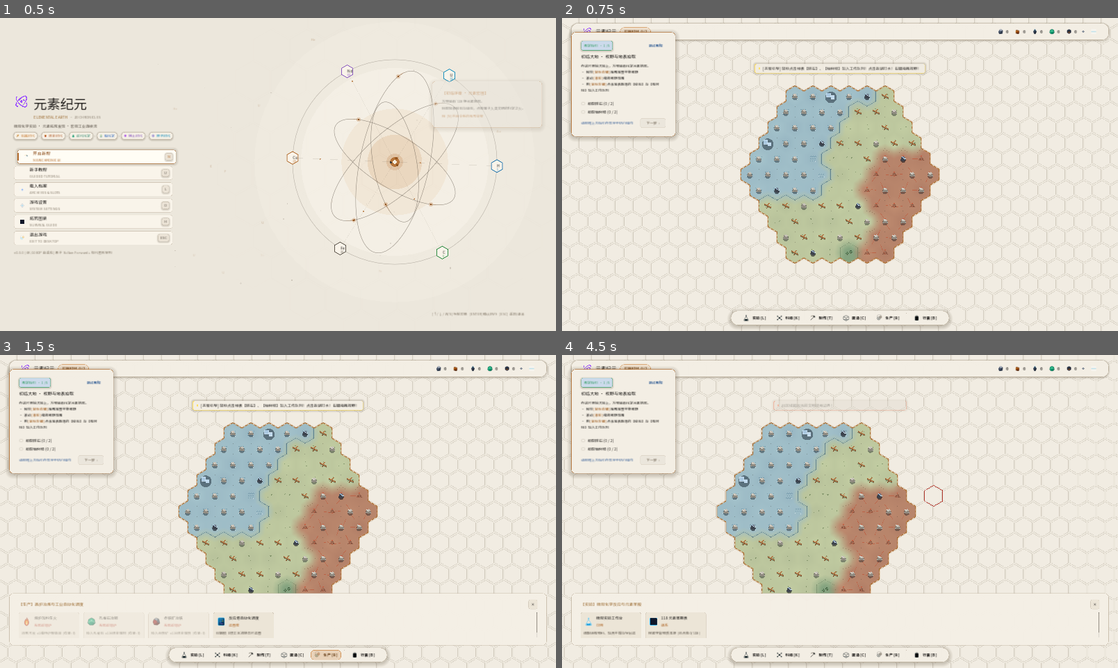
Above: before the commit, frames 1-4 (two rows, left to right).
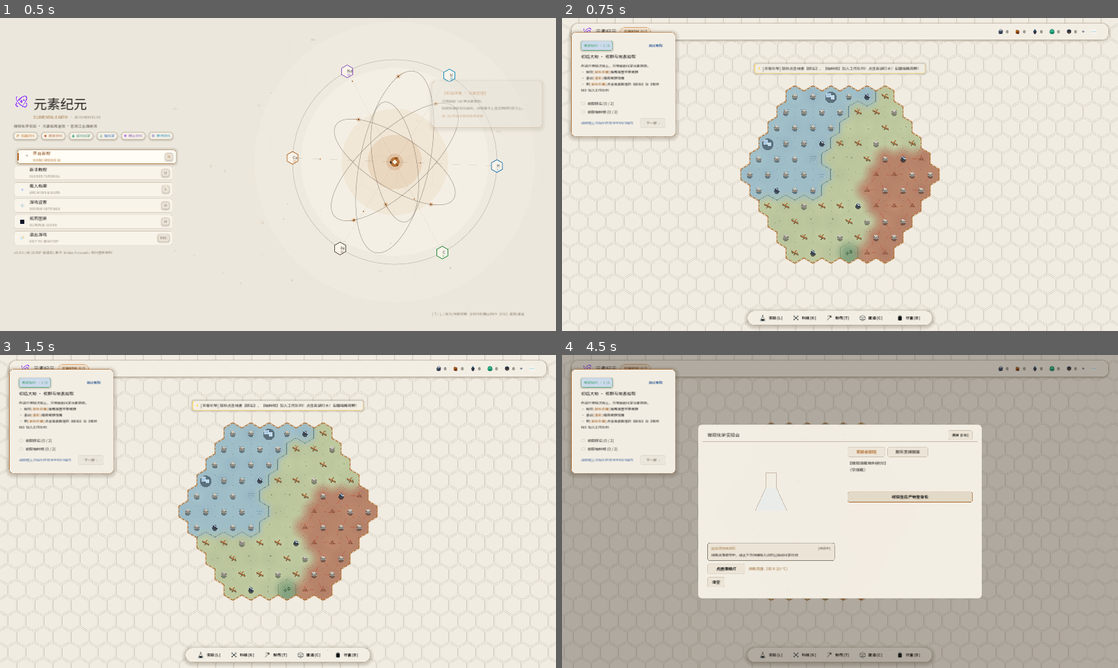
Above: after the commit, the same moments.

Repository: imlinhanchao/elemental-earth-2d
Game: Godot game, scene res://src/scenes/main_menu.tscn
Same seed, same stepped clock (60 frames per second), same inputs: the game is played once before the commit and once after it.
Inputs (mouse positions are in pixels of both pictures, inside the frame that each line leads up to):
- Up to frame 1 (0.5 s): no input
- Up to frame 2 (0.75 s): click (656, 155) at 0.5 s
- Up to frame 3 (1.5 s): click (328, 655) at 1.25 s, where only the run before the commit has a clickable "生产 [R]"
- Up to frame 4 (4.5 s): click "石器时代 0/2" at 2 s; click (1095, 605) at 2.75 s, where only the run before the commit has a clickable "✕"; click "实验 [L]" at 3.5 s; tap Enter at 4.25 s; move the mouse to (962, 495) at 4.27 s; hold D (move_right) from 4.28 s (still down); tap L at 4.35 s; click (962, 495) at 4.42 s

Frame 1 is identical in both runs. In frame 2, 0.5% of the frame differs, in the area x 30-70%, y 93-100%; in frame 3, 2.8%; in frame 4, 81%, in the area x 0-100%, y 0-100%.

Commit message:
feat(ui): modal stack input layering, 5-item dock, unified close buttons
- ModalStack: only the topmost modal reacts to ESC / right-click / hotkeys
- HUD input order: placement > top modal > drawer/furnace panel > pause
- hotkeys ignored while a modal is open
- drop the Production drawer; Lab opens the workbench directly
- every modal close button reads 关闭 [ESC]
- tests/test_modal_stack.gd

Co-Authored-By: Claude Opus 5.5 <noreply@anthropic.com>

Diff:
--- a/src/scenes/main_menu.tscn
+++ b/src/scenes/main_menu.tscn
@@ -222,10 +222,10 @@
 size_flags_horizontal = 3
 
 [node name="BtnClose" type="Button" parent="GuideModal/VBox/Header/HBox"]
-custom_minimum_size = Vector2(60, 28)
-layout_mode = 2
-theme_override_font_sizes/font_size = 12
-text = "✕ [ESC]"
+custom_minimum_size = Vector2(84, 28)
+layout_mode = 2
+theme_override_font_sizes/font_size = 12
+text = "关闭 [ESC]"
 
 [node name="HSeparator" type="HSeparator" parent="GuideModal/VBox"]
 layout_mode = 2
--- a/src/ui/element_discovery_modal.gd
+++ b/src/ui/element_discovery_modal.gd
@@ -60,6 +60,7 @@
 	z_index = 100
 
 func _ready() -> void:
+	ModalStack.track(self)
 	set_anchors_and_offsets_preset(Control.PRESET_FULL_RECT)
 	_build_ui()
 
@@ -254,14 +255,14 @@
 	main_vbox.add_child(btn_hbox)
 
 	btn_view_pt = Button.new()
-	btn_view_pt.text = "查阅元素周期表 [P]"
+	btn_view_pt.text = "查看周期表 [P]"
 	btn_view_pt.custom_minimum_size = Vector2(170, 38)
 	btn_view_pt.add_theme_font_size_override("font_size", 13)
 	btn_view_pt.pressed.connect(_on_view_pt_pressed)
 	btn_hbox.add_child(btn_view_pt)
 
 	btn_confirm = Button.new()
-	btn_confirm.text = "✔ 收录入科学图谱 [空格/ESC]"
+	btn_confirm.text = "收录 [空格]"
 	btn_confirm.size_flags_horizontal = Control.SIZE_EXPAND_FILL
 	btn_confirm.custom_minimum_size = Vector2(0, 38)
 	btn_confirm.add_theme_font_size_override("font_size", 13)
@@ -328,7 +329,7 @@
 	open_periodic_table_requested.emit()
 
 func _input(event: InputEvent) -> void:
-	if not visible:
+	if not visible or not ModalStack.is_top(self):
 		return
 	if event is InputEventKey and event.pressed:
 		if event.keycode == KEY_ESCAPE or event.keycode == KEY_SPACE or event.keycode == KEY_ENTER:
--- a/src/ui/era_transition_modal.gd
+++ b/src/ui/era_transition_modal.gd
@@ -53,6 +53,7 @@
 @onready var btn_continue = $Center/Panel/Margin/MainVBox/FooterHBox/BtnContinue
 
 func _ready() -> void:
+	ModalStack.track(self)
 	visible = false
 	process_mode = Node.PROCESS_MODE_ALWAYS
 	_apply_visual_styling()
@@ -63,7 +64,7 @@
 	GameState.milestone_completed.connect(_on_milestone_completed)
 
 func _input(event: InputEvent) -> void:
-	if not visible:
+	if not visible or not ModalStack.is_top(self):
 		return
 
 	if event is InputEventMouseButton and event.button_index == MOUSE_BUTTON_RIGHT and event.pressed:
--- a/src/ui/era_transition_modal.tscn
+++ b/src/ui/era_transition_modal.tscn
@@ -65,13 +65,13 @@
 size_flags_horizontal = 3
 
 [node name="BtnClose" type="Button" parent="Center/Panel/Margin/MainVBox/HeaderHBox"]
-custom_minimum_size = Vector2(68, 26)
+custom_minimum_size = Vector2(84, 28)
 layout_mode = 2
 size_flags_vertical = 4
 focus_mode = 0
 mouse_default_cursor_shape = 2
 theme_override_font_sizes/font_size = 12
-text = "✕ [ESC]"
+text = "关闭 [ESC]"
 
 [node name="HSeparator" type="HSeparator" parent="Center/Panel/Margin/MainVBox"]
 layout_mode = 2
--- a/src/ui/hud.gd
+++ b/src/ui/hud.gd
@@ -14,7 +14,7 @@
 const ItemIconManager = preload("res://src/ui/item_icon_manager.gd")
 const ElementDiscoveryModal = preload("res://src/ui/element_discovery_modal.gd")
 
-enum CategoryTab { NONE, LAB, TECH, CRAFT, BUILD, PRODUCTION, INVENTORY }
+enum CategoryTab { NONE, LAB, TECH, CRAFT, BUILD, INVENTORY }
 var current_tab: CategoryTab = CategoryTab.NONE
 
 # 顶部导航与状态条
@@ -70,7 +70,6 @@
 @onready var btn_tab_tech = $Margin/MainVBox/BottomArea/BottomCenterRow/BottomDockPanel/Margin/DockHBox/BtnTabTech
 @onready var btn_tab_craft = $Margin/MainVBox/BottomArea/BottomCenterRow/BottomDockPanel/Margin/DockHBox/BtnTabCraft
 @onready var btn_tab_build = $Margin/MainVBox/BottomArea/BottomCenterRow/BottomDockPanel/Margin/DockHBox/BtnTabBuild
-@onready var btn_tab_production = $Margin/MainVBox/BottomArea/BottomCenterRow/BottomDockPanel/Margin/DockHBox/BtnTabProduction
 @onready var btn_tab_inventory = $Margin/MainVBox/BottomArea/BottomCenterRow/BottomDockPanel/Margin/DockHBox/BtnTabInventory
 @onready var queue_badge = $Margin/MainVBox/BottomArea/BottomCenterRow/BottomDockPanel/Margin/DockHBox/QueueBadge
 
@@ -152,7 +151,6 @@
 	btn_tab_tech.pressed.connect(func(): _toggle_category(CategoryTab.TECH))
 	btn_tab_craft.pressed.connect(func(): _toggle_category(CategoryTab.CRAFT))
 	btn_tab_build.pressed.connect(func(): _toggle_category(CategoryTab.BUILD))
-	btn_tab_production.pressed.connect(func(): _toggle_category(CategoryTab.PRODUCTION))
 	btn_tab_inventory.pressed.connect(func(): _toggle_category(CategoryTab.INVENTORY))
 	btn_close_drawer.pressed.connect(_close_drawer)
 
@@ -182,6 +180,11 @@
 		era_modal.show_current_era_status()
 
 func _toggle_category(tab: CategoryTab) -> void:
+	# 实验、科技、行囊是完整弹窗，直接打开；制作、建造是底部抽屉
+	if tab == CategoryTab.LAB:
+		_close_drawer()
+		lab_modal.toggle()
+		return
 	if tab == CategoryTab.TECH:
 		_close_drawer()
 		tech_modal.toggle()
@@ -266,9 +269,6 @@
 
 func _fill_drawer(tab: CategoryTab) -> void:
 	match tab:
-		CategoryTab.LAB:
-			drawer_title.text = "【实验】微观化学反应与元素圣殿"
-			_add_lab_subitems()
 		CategoryTab.TECH:
 			drawer_title.text = "【科技】人类文明科学与技术突破演进"
 			_add_tech_subitems()
@@ -278,39 +278,9 @@
 		CategoryTab.BUILD:
 			drawer_title.text = "【建造】基础设施与工业巨构施工"
 			_add_build_subitems()
-		CategoryTab.PRODUCTION:
-			drawer_title.text = "【生产】高炉冶炼与工业自动化调度"
-			_add_production_subitems()
 		CategoryTab.INVENTORY:
 			drawer_title.text = "【行囊】当前全量物资与化学试剂储备"
 			_add_inventory_subitems()
-
-# --- 1. 实验分类细项 ---
-func _add_lab_subitems() -> void:
-	var card_lab = _create_action_card(
-		"微观实验工作台",
-		"调配烧瓶物料、加热干馏与导出蓝图 [L]",
-		get_item_icon("lab"),
-		"可用",
-		true
-	)
-	card_lab.pressed.connect(func():
-		_close_drawer()
-		lab_modal.open()
-	)
-
-	var disc_count = GameState.discovered_elements.size()
-	var card_pt = _create_action_card(
-		"118 元素周期表",
-		"探索宇宙物质本源 (已点亮 %d/118) [P]" % disc_count,
-		get_item_icon("periodic_table"),
-		"谱系",
-		true
-	)
-	card_pt.pressed.connect(func():
-		_close_drawer()
-		periodic_modal.open()
-	)
 
 # --- 2. 科技分类细项 ---
 func _add_tech_subitems() -> void:
@@ -512,66 +482,6 @@
 				_on_build_structure_pressed(b_key)
 				_close_drawer()
 			)
-
-# --- 4. 生产分类细项 ---
-func _add_production_subitems() -> void:
-	# 1. 木炭投掷生火
-	var charcoal_cnt = GameState.inventory.get_count("charcoal")
-	var can_fuel = charcoal_cnt >= 1 and current_nearby_furnace != null
-	var fuel_card = _create_action_card(
-		"熔炉加料生火",
-		"消耗木炭 x1 维持炉膛高温 (存量: %d)" % charcoal_cnt,
-		get_item_icon("fuel_fire"),
-		("可投料" if can_fuel else ("无就近熔炉" if current_nearby_furnace == null else "缺少木炭")),
-		can_fuel
-	)
-	if can_fuel:
-		fuel_card.pressed.connect(func():
-			_on_btn_add_fuel_pressed()
-			_populate_drawer(CategoryTab.PRODUCTION)
-		)
-
-	# 2. 孔雀石冶炼铜
-	var mala_cnt = GameState.inventory.get_count("malachite")
-	var can_smelt_copper = mala_cnt >= 1 and current_nearby_furnace != null
-	var copper_card = _create_action_card(
-		"孔雀石冶铜",
-		"投入孔雀石 x1 冶炼金属铜 (存量: %d)" % mala_cnt,
-		get_item_icon("malachite"),
-		("可投入" if can_smelt_copper else ("无就近熔炉" if current_nearby_furnace == null else "缺少孔雀石")),
-		can_smelt_copper
-	)
-	if can_smelt_copper:
-		copper_card.pressed.connect(func():
-			_on_btn_add_malachite_pressed()
-			_populate_drawer(CategoryTab.PRODUCTION)
-		)
-
-	# 3. 赤铁矿冶炼铁
-	var hematite_cnt = GameState.inventory.get_count("hematite")
-	var can_smelt_iron = hematite_cnt >= 1 and current_nearby_furnace != null
-	var iron_card = _create_action_card(
-		"赤铁矿冶铁",
-		"投入赤铁矿 x1 冶炼金属铁 (存量: %d)" % hematite_cnt,
-		get_item_icon("hematite"),
-		("可投入" if can_smelt_iron else ("无就近熔炉" if current_nearby_furnace == null else "缺少赤铁矿")),
-		can_smelt_iron
-	)
-	if can_smelt_iron:
-		iron_card.pressed.connect(func():
-			_on_btn_add_hematite_pressed()
-			_populate_drawer(CategoryTab.PRODUCTION)
-		)
-
-	# 4. 工业反应塔蓝图自动化
-	var bp_count = GameState.unlocked_blueprints.size()
-	var bp_card = _create_action_card(
-		"反应塔自动化调度",
-		"已解锁 %d 项工艺流转芯片蓝图" % bp_count,
-		get_item_icon("blueprint"),
-		"蓝图库",
-		true
-	)
 
 # --- 5. 行囊分类细项 ---
 func _add_inventory_subitems() -> void:
@@ -708,7 +618,7 @@
 
 	# 底栏按钮悬停与激活态 (高对比冷灰极简深色文字与图标)
 	var dock_accent = ThemeStyler.get_era_accent(GameState.current_era)
-	var tab_buttons = [btn_tab_lab, btn_tab_tech, btn_tab_craft, btn_tab_build, btn_tab_production, btn_tab_inventory]
+	var tab_buttons = [btn_tab_lab, btn_tab_tech, btn_tab_craft, btn_tab_build, btn_tab_inventory]
 	for btn in tab_buttons:
 		if btn:
 			var btn_norm = StyleBoxFlat.new()
@@ -954,63 +864,52 @@
 	return w != null and "is_placing_structure" in w and w.is_placing_structure
 
 func _unhandled_input(event: InputEvent) -> void:
-	# 输入层级：建造选址 > 抽屉 > 弹窗 > 暂停菜单。选址模式下 ESC / 右键由 world 处理
+	# 输入层级 (由上到下，每次只处理一层)：
+	#   建造选址 (world 处理) > 弹窗栈最上层 (弹窗自身 _input 处理) > 抽屉 / 熔炉面板 > 暂停菜单
+	# 有弹窗打开时功能热键一律不响应，避免在弹窗上方再叠一个弹窗
 	if _is_world_placing():
 		return
-	if event is InputEventMouseButton and event.button_index == MOUSE_BUTTON_RIGHT and event.pressed:
-		if action_drawer.visible:
-			_close_drawer()
+	var right_click = event is InputEventMouseButton and event.button_index == MOUSE_BUTTON_RIGHT and event.pressed
+	var key = event is InputEventKey and event.pressed and not event.echo
+	if not right_click and not key:
+		return
+	if right_click or (key and event.keycode == KEY_ESCAPE):
+		if ModalStack.close_top() or _close_side_panels():
 			get_viewport().set_input_as_handled()
-			return
-		if _has_any_modal_open():
-			_close_all_modals()
+		elif key:
+			pause_menu.open()
 			get_viewport().set_input_as_handled()
-			return
-
-	if event is InputEventKey and event.pressed and not event.echo:
-		# 暂停菜单打开时只响应 ESC
-		if pause_menu.visible and event.keycode != KEY_ESCAPE:
-			return
-		if event.keycode == KEY_L:
-			_toggle_category(CategoryTab.LAB)
-		elif event.keycode == KEY_K:
-			tech_modal.toggle()
-		elif event.keycode == KEY_T:
-			_toggle_category(CategoryTab.CRAFT)
-		elif event.keycode == KEY_C:
-			_toggle_category(CategoryTab.BUILD)
-		elif event.keycode == KEY_R:
-			_toggle_category(CategoryTab.PRODUCTION)
-		elif event.keycode == KEY_B:
-			_toggle_category(CategoryTab.INVENTORY)
-		elif event.keycode == KEY_P:
-			periodic_modal.toggle()
-		elif event.keycode == KEY_F5:
-			save_load_modal.open(0, get_parent())
-		elif event.keycode == KEY_F9:
-			save_load_modal.open(1, get_parent())
-		elif event.keycode == KEY_O:
-			settings_modal.open()
-		elif event.keycode == KEY_ESCAPE:
-			if action_drawer.visible:
-				_close_drawer()
-			else:
-				_close_all_modals()
+		return
+	if not ModalStack.is_empty():
+		return
+	var handled = true
+	match event.keycode:
+		KEY_L: _toggle_category(CategoryTab.LAB)
+		KEY_K: _toggle_category(CategoryTab.TECH)
+		KEY_T: _toggle_category(CategoryTab.CRAFT)
+		KEY_C: _toggle_category(CategoryTab.BUILD)
+		KEY_B: _toggle_category(CategoryTab.INVENTORY)
+		KEY_P: periodic_modal.open()
+		KEY_F5: save_load_modal.open(0, get_parent())
+		KEY_F9: save_load_modal.open(1, get_parent())
+		KEY_O: settings_modal.open()
+		_: handled = false
+	if handled:
+		get_viewport().set_input_as_handled()
+
+# 关闭底部抽屉与熔炉面板 (非模态的侧边面板)；有面板被关闭时返回 true
+func _close_side_panels() -> bool:
+	var closed = false
+	if action_drawer.visible:
+		_close_drawer()
+		closed = true
+	if furnace_panel.visible:
+		hide_furnace_ui()
+		closed = true
+	return closed
 
 func _has_any_modal_open() -> bool:
-	return periodic_modal.visible or lab_modal.visible or tech_modal.visible or furnace_panel.visible or save_load_modal.visible or settings_modal.visible or pause_menu.visible or inventory_modal.visible
-
-func _close_all_modals() -> void:
-	var closed_any = false
-	if periodic_modal.visible: periodic_modal.visible = false; closed_any = true
-	if lab_modal.visible: lab_modal.visible = false; closed_any = true
-	if tech_modal.visible: tech_modal.visible = false; closed_any = true
-	if inventory_modal.visible: inventory_modal.close(); closed_any = true
-	if furnace_panel.visible: furnace_panel.visible = false; closed_any = true
-	if save_load_modal.visible: save_load_modal.close(); closed_any = true
-	if settings_modal.visible: settings_modal.close(); closed_any = true
-	if not closed_any:
-		pause_menu.toggle()
+	return not ModalStack.is_empty() or furnace_panel.visible
 
 var _furnace_info_timer: float = 0.0
 
--- a/src/ui/hud.tscn
+++ b/src/ui/hud.tscn
@@ -16,7 +16,6 @@
 [ext_resource type="Texture2D" uid="uid://bhk83na1mtgka" path="res://assets/icons/tab_lab.svg" id="12_tab_lab"]
 [ext_resource type="Texture2D" uid="uid://36v8rrl6bsid" path="res://assets/icons/tab_craft.svg" id="13_tab_craft"]
 [ext_resource type="Texture2D" uid="uid://dfyvlugcyhvci" path="res://assets/icons/tab_build.svg" id="14_tab_build"]
-[ext_resource type="Texture2D" uid="uid://uawt2smqj58x" path="res://assets/icons/tab_production.svg" id="15_tab_prod"]
 [ext_resource type="Texture2D" uid="uid://dhxtes2pi6vkm" path="res://assets/icons/tab_inventory.svg" id="16_tab_inv"]
 [ext_resource type="Texture2D" uid="uid://btd43sgegv6lf" path="res://assets/icons/res_wood.svg" id="20_wood"]
 [ext_resource type="Texture2D" uid="uid://bbce8nfxhxx2d" path="res://assets/icons/res_stick.svg" id="21_stick"]
@@ -399,7 +398,7 @@
 [node name="BtnCloseDrawer" type="Button" parent="Margin/MainVBox/BottomArea/ActionDrawer/Margin/VBox/Header"]
 custom_minimum_size = Vector2(24, 24)
 layout_mode = 2
-tooltip_text = "收起分类面板 [ESC]"
+tooltip_text = "收起 [ESC]"
 theme_override_font_sizes/font_size = 12
 text = "✕"
 
@@ -436,7 +435,7 @@
 [node name="BtnTabLab" type="Button" parent="Margin/MainVBox/BottomArea/BottomCenterRow/BottomDockPanel/Margin/DockHBox"]
 custom_minimum_size = Vector2(105, 34)
 layout_mode = 2
-tooltip_text = "实验分类 [L] - 烧瓶微观反应与元素图谱"
+tooltip_text = "打开微观化学实验台 [L]"
 theme_override_font_sizes/font_size = 12
 icon = ExtResource("12_tab_lab")
 expand_icon = true
@@ -445,7 +444,7 @@
 [node name="BtnTabTech" type="Button" parent="Margin/MainVBox/BottomArea/BottomCenterRow/BottomDockPanel/Margin/DockHBox"]
 custom_minimum_size = Vector2(105, 34)
 layout_mode = 2
-tooltip_text = "科技分类 [K] - 研发各时代前沿科学技术"
+tooltip_text = "打开科技树 [K]"
 theme_override_font_sizes/font_size = 12
 icon = ExtResource("17_tab_tech")
 expand_icon = true
@@ -454,7 +453,7 @@
 [node name="BtnTabCraft" type="Button" parent="Margin/MainVBox/BottomArea/BottomCenterRow/BottomDockPanel/Margin/DockHBox"]
 custom_minimum_size = Vector2(105, 34)
 layout_mode = 2
-tooltip_text = "制作分类 [T] - 装备、斧具与地质镐锻造"
+tooltip_text = "制作工具与器皿 [T]"
 theme_override_font_sizes/font_size = 12
 icon = ExtResource("13_tab_craft")
 expand_icon = true
@@ -463,28 +462,19 @@
 [node name="BtnTabBuild" type="Button" parent="Margin/MainVBox/BottomArea/BottomCenterRow/BottomDockPanel/Margin/DockHBox"]
 custom_minimum_size = Vector2(105, 34)
 layout_mode = 2
-tooltip_text = "建造分类 [C] - 陶土熔炉与反应塔巨构工程"
+tooltip_text = "建造篝火、熔炉与反应塔 [C]"
 theme_override_font_sizes/font_size = 12
 icon = ExtResource("14_tab_build")
 expand_icon = true
 text = "建造 [C]"
 
-[node name="BtnTabProduction" type="Button" parent="Margin/MainVBox/BottomArea/BottomCenterRow/BottomDockPanel/Margin/DockHBox"]
-custom_minimum_size = Vector2(105, 34)
-layout_mode = 2
-tooltip_text = "生产分类 [R] - 高炉投料熔炼与工业自动化蓝图"
-theme_override_font_sizes/font_size = 12
-icon = ExtResource("15_tab_prod")
-expand_icon = true
-text = "生产 [R]"
-
 [node name="VSep" type="VSeparator" parent="Margin/MainVBox/BottomArea/BottomCenterRow/BottomDockPanel/Margin/DockHBox"]
 layout_mode = 2
 
 [node name="BtnTabInventory" type="Button" parent="Margin/MainVBox/BottomArea/BottomCenterRow/BottomDockPanel/Margin/DockHBox"]
 custom_minimum_size = Vector2(105, 34)
 layout_mode = 2
-tooltip_text = "行囊物资 [B] - 查看全部已收集材料储备"
+tooltip_text = "打开行囊 [B]"
 theme_override_font_sizes/font_size = 12
 icon = ExtResource("16_tab_inv")
 expand_icon = true
--- a/src/ui/inventory_modal.gd
+++ b/src/ui/inventory_modal.gd
@@ -27,6 +27,7 @@
 var hovered_slot_data: Dictionary = {}
 
 func _ready() -> void:
+	ModalStack.track(self)
 	visible = false
 	process_mode = Node.PROCESS_MODE_ALWAYS
 
@@ -102,10 +103,7 @@
 		open()
 
 func _input(event: InputEvent) -> void:
-	if not visible:
-		if event is InputEventKey and event.pressed and not event.echo and event.keycode == KEY_B:
-			open()
-			get_viewport().set_input_as_handled()
+	if not visible or not ModalStack.is_top(self):
 		return
 
 	if event is InputEventKey and event.pressed and not event.echo:
--- a/src/ui/inventory_modal.tscn
+++ b/src/ui/inventory_modal.tscn
@@ -73,9 +73,10 @@
 text = "规整排序"
 
 [node name="BtnClose" type="Button" parent="CenterPanel/VBox/Header"]
-custom_minimum_size = Vector2(32, 28)
+custom_minimum_size = Vector2(84, 28)
 layout_mode = 2
-text = "✕"
+theme_override_font_sizes/font_size = 12
+text = "关闭 [ESC]"
 
 [node name="HSeparator" type="HSeparator" parent="CenterPanel/VBox"]
 layout_mode = 2
--- a/src/ui/lab_workbench_modal.gd
+++ b/src/ui/lab_workbench_modal.gd
@@ -79,6 +79,7 @@
 }
 
 func _ready() -> void:
+	ModalStack.track(self)
 	visible = false
 	process_mode = Node.PROCESS_MODE_ALWAYS
 	var p_box = ThemeStyler.create_card_box(12, ThemeStyler.COLOR_BG, ThemeStyler.COLOR_BORDER)
@@ -138,7 +139,7 @@
 		open()
 
 func _input(event: InputEvent) -> void:
-	if not visible:
+	if not visible or not ModalStack.is_top(self):
 		return
 
 	if event is InputEventMouseButton and event.button_index == MOUSE_BUTTON_RIGHT and event.pressed:
--- a/src/ui/lab_workbench_modal.tscn
+++ b/src/ui/lab_workbench_modal.tscn
@@ -60,10 +60,10 @@
 size_flags_horizontal = 3
 
 [node name="BtnClose" type="Button" parent="CenterPanel/VBox/Header/HBox"]
-custom_minimum_size = Vector2(60, 28)
-layout_mode = 2
-theme_override_font_sizes/font_size = 12
-text = "✕ [ESC]"
+custom_minimum_size = Vector2(84, 28)
+layout_mode = 2
+theme_override_font_sizes/font_size = 12
+text = "关闭 [ESC]"
 
 [node name="HSeparator" type="HSeparator" parent="CenterPanel/VBox"]
 layout_mode = 2
--- /dev/null
+++ b/src/ui/modal_stack.gd
@@ -0,0 +1,40 @@
+# modal_stack.gd
+# 弹窗层级栈：记录当前可见弹窗的打开顺序。ESC / 右键 / 切换热键只交给最上层弹窗处理，
+# 避免多个弹窗同时可见时一次按键关掉好几层，或被下层弹窗抢先吞掉。
+# 用法：弹窗在 _ready 中调用 ModalStack.track(self)，在 _input 开头判断 ModalStack.is_top(self)。
+class_name ModalStack
+extends RefCounted
+
+static var _stack: Array[Control] = []
+
+static func track(modal: Control) -> void:
+	modal.visibility_changed.connect(func():
+		_stack.erase(modal)
+		if modal.visible:
+			_stack.append(modal)
+	)
+	modal.tree_exiting.connect(func(): _stack.erase(modal))
+	if modal.visible:
+		_stack.append(modal)
+
+static func is_top(modal: Control) -> bool:
+	if _stack.is_empty():
+		return true
+	return _stack.back() == modal
+
+static func top() -> Control:
+	return null if _stack.is_empty() else _stack.back()
+
+static func is_empty() -> bool:
+	return _stack.is_empty()
+
+# 关闭最上层弹窗；有 close() 的优先调用以执行收尾逻辑 (如暂停菜单恢复游戏)
+static func close_top() -> bool:
+	var m = top()
+	if m == null:
+		return false
+	if m.has_method("close"):
+		m.close()
+	else:
+		m.visible = false
+	return true
--- a/src/ui/pause_menu.gd
+++ b/src/ui/pause_menu.gd
@@ -26,6 +26,7 @@
 var pending_action: Callable
 
 func _ready() -> void:
+	ModalStack.track(self)
 	visible = false
 	confirm_dialog.visible = false
 	process_mode = Node.PROCESS_MODE_ALWAYS
@@ -72,7 +73,7 @@
 	resume_requested.emit()
 
 func _input(event: InputEvent) -> void:
-	if not visible:
+	if not visible or not ModalStack.is_top(self):
 		return
 
 	# 右键返回或取消
--- a/src/ui/pause_menu.tscn
+++ b/src/ui/pause_menu.tscn
@@ -61,10 +61,10 @@
 size_flags_horizontal = 3
 
 [node name="BtnClose" type="Button" parent="CenterPanel/VBox/Header/HBox"]
-custom_minimum_size = Vector2(60, 28)
+custom_minimum_size = Vector2(84, 28)
 layout_mode = 2
 theme_override_font_sizes/font_size = 12
-text = "✕ [ESC]"
+text = "关闭 [ESC]"
 
 [node name="HSeparator" type="HSeparator" parent="CenterPanel/VBox"]
 layout_mode = 2
--- a/src/ui/periodic_table_modal.gd
+++ b/src/ui/periodic_table_modal.gd
@@ -7,6 +7,7 @@
 @onready var btn_close = $CenterPanel/VBox/Header/HBox/BtnClose
 
 func _ready() -> void:
+	ModalStack.track(self)
 	visible = false
 	process_mode = Node.PROCESS_MODE_ALWAYS
 	var p_box = ThemeStyler.create_card_box(12, ThemeStyler.COLOR_BG, ThemeStyler.COLOR_BORDER)
@@ -41,7 +42,7 @@
 		open()
 
 func _input(event: InputEvent) -> void:
-	if not visible:
+	if not visible or not ModalStack.is_top(self):
 		return
 
 	if event is InputEventMouseButton and event.button_index == MOUSE_BUTTON_RIGHT and event.pressed:
--- a/src/ui/periodic_table_modal.tscn
+++ b/src/ui/periodic_table_modal.tscn
@@ -67,10 +67,10 @@
 size_flags_horizontal = 3
 
 [node name="BtnClose" type="Button" parent="CenterPanel/VBox/Header/HBox"]
-custom_minimum_size = Vector2(60, 28)
+custom_minimum_size = Vector2(84, 28)
 layout_mode = 2
 theme_override_font_sizes/font_size = 12
-text = "✕ [ESC]"
+text = "关闭 [ESC]"
 
 [node name="HSeparator" type="HSeparator" parent="CenterPanel/VBox"]
 layout_mode = 2
--- a/src/ui/save_load_modal.gd
+++ b/src/ui/save_load_modal.gd
@@ -29,6 +29,7 @@
 var pending_action: Callable
 
 func _ready() -> void:
+	ModalStack.track(self)
 	visible = false
 	process_mode = Node.PROCESS_MODE_ALWAYS
 	btn_close.pressed.connect(close)
@@ -56,7 +57,7 @@
 	modal_closed.emit()
 
 func _input(event: InputEvent) -> void:
-	if not visible:
+	if not visible or not ModalStack.is_top(self):
 		return
 
 	if event is InputEventMouseButton and event.button_index == MOUSE_BUTTON_RIGHT and event.pressed:
--- a/src/ui/save_load_modal.tscn
+++ b/src/ui/save_load_modal.tscn
@@ -61,10 +61,10 @@
 size_flags_horizontal = 3
 
 [node name="BtnClose" type="Button" parent="CenterPanel/VBox/Header/HBox"]
-custom_minimum_size = Vector2(60, 28)
+custom_minimum_size = Vector2(84, 28)
 layout_mode = 2
 theme_override_font_sizes/font_size = 12
-text = "✕ [ESC]"
+text = "关闭 [ESC]"
 
 [node name="HSeparator" type="HSeparator" parent="CenterPanel/VBox"]
 layout_mode = 2
--- a/src/ui/settings_modal.gd
+++ b/src/ui/settings_modal.gd
@@ -36,6 +36,7 @@
 @onready var btn_default = $CenterPanel/VBox/Footer/HBox/BtnDefault
 
 func _ready() -> void:
+	ModalStack.track(self)
 	visible = false
 	process_mode = Node.PROCESS_MODE_ALWAYS
 
@@ -63,7 +64,7 @@
 	modal_closed.emit()
 
 func _input(event: InputEvent) -> void:
-	if not visible:
+	if not visible or not ModalStack.is_top(self):
 		return
 
 	if event is InputEventMouseButton and event.button_index == MOUSE_BUTTON_RIGHT and event.pressed:
--- a/src/ui/settings_modal.tscn
+++ b/src/ui/settings_modal.tscn
@@ -61,10 +61,10 @@
 size_flags_horizontal = 3
 
 [node name="BtnClose" type="Button" parent="CenterPanel/VBox/Header/HBox"]
-custom_minimum_size = Vector2(60, 28)
+custom_minimum_size = Vector2(84, 28)
 layout_mode = 2
 theme_override_font_sizes/font_size = 12
-text = "✕ [ESC]"
+text = "关闭 [ESC]"
 
 [node name="HSeparator" type="HSeparator" parent="CenterPanel/VBox"]
 layout_mode = 2
--- a/src/ui/tech_tree_modal.gd
+++ b/src/ui/tech_tree_modal.gd
@@ -68,6 +68,7 @@
 var drag_start_scroll: Vector2 = Vector2.ZERO
 
 func _ready() -> void:
+	ModalStack.track(self)
 	visible = false
 	process_mode = Node.PROCESS_MODE_ALWAYS
 	var p_box = ThemeStyler.create_card_box(12, ThemeStyler.COLOR_BG, ThemeStyler.COLOR_BORDER)
@@ -476,7 +477,7 @@
 var _right_press_pos: Vector2 = Vector2.ZERO
 
 func _input(event: InputEvent) -> void:
-	if not visible:
+	if not visible or not ModalStack.is_top(self):
 		return
 	# 右键：按下记录位置；抬起时位移 < 6px 视为单击关闭，否则为拖拽平移画布
 	if event is InputEventMouseButton and event.button_index == MOUSE_BUTTON_RIGHT:
--- a/src/ui/tech_tree_modal.tscn
+++ b/src/ui/tech_tree_modal.tscn
@@ -71,10 +71,10 @@
 text = "居中重置"
 
 [node name="BtnClose" type="Button" parent="CenterPanel/VBox/Header/HBox"]
-custom_minimum_size = Vector2(60, 28)
+custom_minimum_size = Vector2(84, 28)
 layout_mode = 2
 theme_override_font_sizes/font_size = 12
-text = "✕ [ESC]"
+text = "关闭 [ESC]"
 
 [node name="HSeparator" type="HSeparator" parent="CenterPanel/VBox"]
 layout_mode = 2
--- a/src/ui/tile_context_menu.gd
+++ b/src/ui/tile_context_menu.gd
@@ -156,3 +156,4 @@
 			close()
 	elif visible and event is InputEventKey and event.pressed and event.keycode == KEY_ESCAPE:
 		close()
+		get_viewport().set_input_as_handled()
--- /dev/null
+++ b/tests/test_modal_stack.gd
@@ -0,0 +1,48 @@
+# test_modal_stack.gd
+# 命令行无头测试：弹窗层级栈只让最上层弹窗处理 ESC / 右键
+# 用法: Godot --headless --path . -s res://tests/test_modal_stack.gd
+extends SceneTree
+
+var _failed := 0
+
+func _check(cond: bool, msg: String) -> void:
+	if cond:
+		print("  ✓ ", msg)
+	else:
+		_failed += 1
+		printerr("  ✗ ", msg)
+
+func _make_modal(n: String) -> Control:
+	var c = Control.new()
+	c.name = n
+	c.visible = false
+	root.add_child(c)
+	ModalStack.track(c)
+	return c
+
+func _initialize() -> void:
+	print("\n[弹窗层级栈测试]")
+	var a = _make_modal("A")
+	var b = _make_modal("B")
+	_check(ModalStack.is_empty(), "初始无弹窗")
+	a.visible = true
+	b.visible = true
+	_check(ModalStack.top() == b and ModalStack.is_top(b) and not ModalStack.is_top(a), "后打开的 B 位于最上层")
+	ModalStack.close_top()
+	_check(not b.visible and a.visible, "close_top 只关闭最上层 B")
+	_check(ModalStack.is_top(a), "B 关闭后 A 成为最上层")
+	b.visible = true
+	a.visible = false
+	a.visible = true
+	_check(ModalStack.top() == a, "重新打开的弹窗回到最上层")
+	ModalStack.close_top()
+	ModalStack.close_top()
+	_check(ModalStack.is_empty() and not ModalStack.close_top(), "全部关闭后栈为空，close_top 返回 false")
+	a.queue_free()
+	b.queue_free()
+	if _failed == 0:
+		print("🎉 弹窗层级栈测试全部通过")
+		quit(0)
+	else:
+		printerr("❌ %d 项失败" % _failed)
+		quit(1)
Binary file changed: screenshot_current.png
Binary file changed: screenshot_main_menu.png
Not shown: 1 places in src/ui/hud.tscn that only renumber resources
Not shown, changed: AGENTS.md
